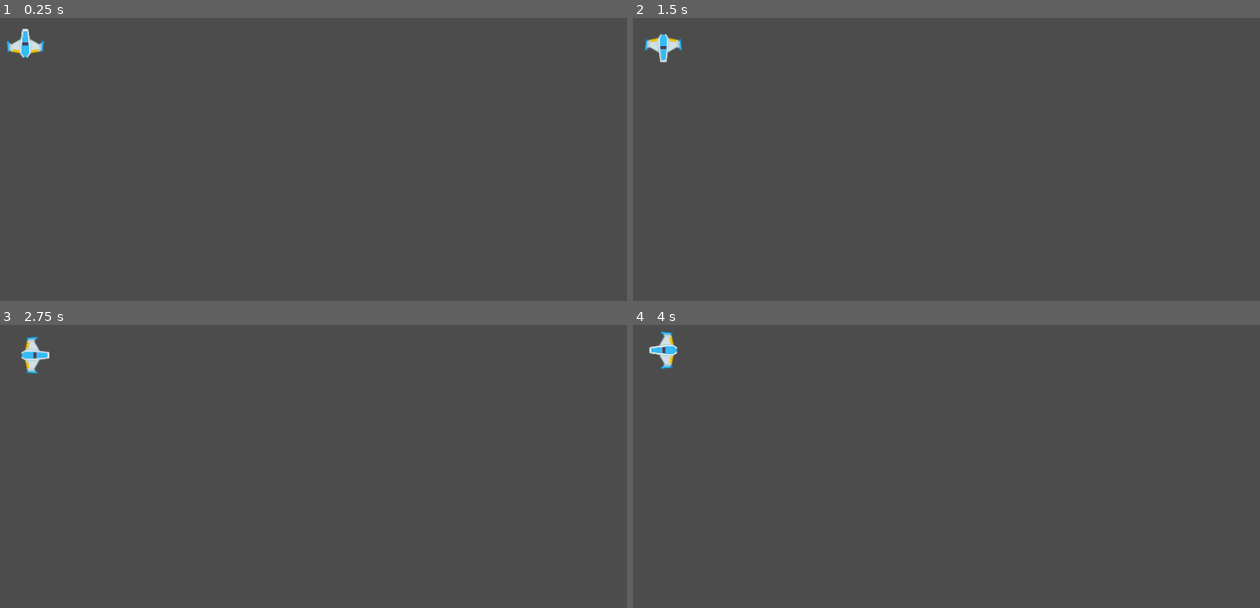
Above: before the commit, frames 1-4 (two rows, left to right).
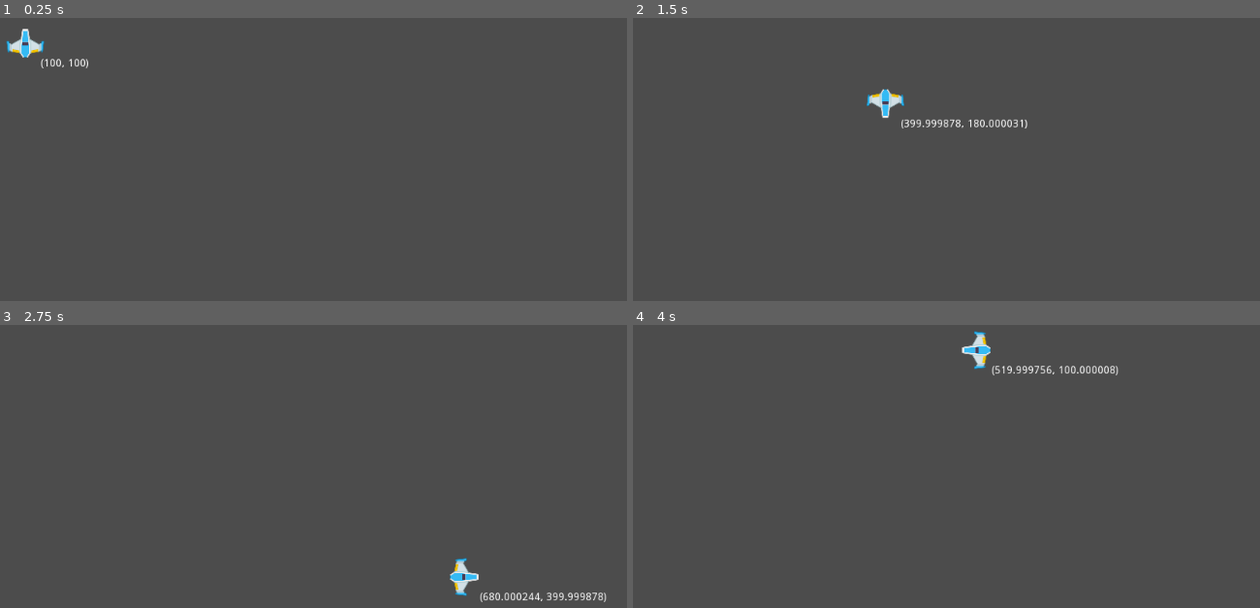
Above: after the commit, the same moments.

Repository: Rambus200/GamePad_test
Game: Godot game, scene res://Player.tscn
Two runs of this game, one before a commit and one after it. Both use one fixed random seed, a clock stepped at 60 frames per second and the inputs below.
Inputs:
- Up to frame 1 (0.25 s): no input
- Up to frame 2 (1.5 s): tap Enter at 0.5 s; hold Right (ui_right) 0.53-1.28 s; hold Down (ui_down) from 1.28 s (still down)
- Up to frame 3 (2.75 s): release Down (ui_down) at 2.03 s; hold Right (ui_right) from 2.03 s (still down)
- Up to frame 4 (4 s): release Right (ui_right) at 2.78 s; hold Up (ui_up) 2.78-3.53 s; hold Left (ui_left) from 3.53 s (still down)

The runs differ from the first frame. In frame 1, 0.1% of the frame differs, in the area x 6-15%, y 14-18%; in frame 2, 0.9%; in frame 3, 0.9%, in the area x 3-97%, y 4-98%; in frame 4, 0.9%.

Commit message:
hi

Diff:
--- a/Player.gd
+++ b/Player.gd
@@ -5,43 +5,50 @@
 var screen_size
 var debug_panel = false
 
+# Initialization
 func _ready():
-	# Called when the node is added to the scene for the first time.
-	# Initialization here
+
 	screen_size = get_viewport_rect().size
 
 
+#Repeat code
 func _process(delta):
 
 	var velocity = Vector2()
-	if Input.is_action_just_pressed("ui_right"):
+	if Input.is_action_pressed("ui_right"):
 		velocity.x +=1
-	if Input.is_action_just_pressed("ui_left"):
+	if Input.is_action_pressed("ui_left"):
 			velocity.x -=1
-	if Input.is_action_just_pressed("ui_up"):
+	if Input.is_action_pressed("ui_up"):
 			velocity.y -=1
-	if Input.is_action_just_pressed("ui_down"):
+	if Input.is_action_pressed("ui_down"):
 			velocity.y +=1
 	if velocity.length() > 0:
 		velocity = velocity.normalized() * speed
-		$AnimatedSprite.play()
-	else:
-		$AnimatedSprite.stop()
 
+	#Call animation_position Function
+	set_animation_position(velocity,delta)
+	#Call Movement Function
+	set_movement(velocity)
 
+#Methods
+
+func set_animation_position(velocity,delta):
 	$AnimatedSprite.position += velocity * delta
 	$AnimatedSprite.position.x = clamp($AnimatedSprite.position.x,0,screen_size.x)
 	$AnimatedSprite.position.y = clamp($AnimatedSprite.position.y,0,screen_size.y)
 
+	#For Label position
+	$Label.rect_position.x = ($AnimatedSprite.position.x + 20)
+	$Label.rect_position.y = ($AnimatedSprite.position.y + 20)
+	#Casting position vector data to string
+	$Label.text = String($AnimatedSprite.position)
+
+func get_animation_position():
+	return $AnimatedSprite.position
+
 	#Diagonal Movement
-#	if velocity.x > 0 && velocity.y > 0:
-#		$AnimatedSprite.set_rotation(PI/4)
-#	if velocity.x > 0 && velocity.y < 0:
-#		$AnimatedSprite.set_rotation(-PI/4)
-#	if velocity.x < 0 && velocity.y > 0:
-#		$AnimatedSprite.set_rotation((3*PI)/4)
-#	if velocity.x < 0 && velocity.y < 0:
-#		$AnimatedSprite.set_rotation(-(3*PI)/4)
+func set_movement(velocity):
 
 	#Vert/Horz Movement
 	if velocity.x > 0:
@@ -53,6 +60,15 @@
 	if velocity.y < 0:
 		$AnimatedSprite.set_rotation(0)
 
+	if (velocity.x > 0 && velocity.y > 0):
+		$AnimatedSprite.set_rotation((3*PI)/4)
+	if velocity.x > 0 && velocity.y < 0:
+		$AnimatedSprite.set_rotation(PI/4)
+	if velocity.x < 0 && velocity.y > 0:
+		$AnimatedSprite.set_rotation(-(3*PI)/4)
+	if velocity.x < 0 && velocity.y < 0:
+		$AnimatedSprite.set_rotation(-PI/4)
+
 #	if (Input.is_action_just_pressed("Debug") && debug_panel== false):
 #		$Label.show()
 #		$Label.text = Engine.get_frames_per_second()
--- a/Player.tscn
+++ b/Player.tscn
@@ -93,3 +93,25 @@
 frames = SubResource( 4 )
 animation = "Moving"
 _sections_unfolded = [ "Transform" ]
+
+[node name="Label" type="Label" parent="." index="3"]
+
+anchor_left = 0.0
+anchor_top = 0.0
+anchor_right = 0.0
+anchor_bottom = 0.0
+margin_left = 126.0
+margin_top = 68.0
+margin_right = 166.0
+margin_bottom = 82.0
+rect_pivot_offset = Vector2( 0, 0 )
+rect_clip_content = false
+mouse_filter = 2
+mouse_default_cursor_shape = 0
+size_flags_horizontal = 1
+size_flags_vertical = 4
+text = "Player"
+percent_visible = 1.0
+lines_skipped = 0
+max_lines_visible = -1
+_sections_unfolded = [ "Material", "Rect" ]
--- a/project.godot
+++ b/project.godot
@@ -16,8 +16,21 @@
 
 [input]
 
+ui_left=[ Object(InputEventKey,"resource_local_to_scene":false,"resource_name":"","device":0,"alt":false,"shift":false,"control":false,"meta":false,"command":false,"pressed":false,"scancode":16777231,"unicode":0,"echo":false,"script":null)
+, Object(InputEventJoypadButton,"resource_local_to_scene":false,"resource_name":"","device":0,"button_index":14,"pressure":0.0,"pressed":false,"script":null)
+, Object(InputEventJoypadMotion,"resource_local_to_scene":false,"resource_name":"","device":0,"axis":0,"axis_value":-1.0,"script":null)
+ ]
 ui_right=[ Object(InputEventKey,"resource_local_to_scene":false,"resource_name":"","device":0,"alt":false,"shift":false,"control":false,"meta":false,"command":false,"pressed":false,"scancode":16777233,"unicode":0,"echo":false,"script":null)
 , Object(InputEventJoypadButton,"resource_local_to_scene":false,"resource_name":"","device":0,"button_index":15,"pressure":0.0,"pressed":false,"script":null)
+, Object(InputEventJoypadMotion,"resource_local_to_scene":false,"resource_name":"","device":0,"axis":0,"axis_value":1.0,"script":null)
+ ]
+ui_up=[ Object(InputEventKey,"resource_local_to_scene":false,"resource_name":"","device":0,"alt":false,"shift":false,"control":false,"meta":false,"command":false,"pressed":false,"scancode":16777232,"unicode":0,"echo":false,"script":null)
+, Object(InputEventJoypadButton,"resource_local_to_scene":false,"resource_name":"","device":0,"button_index":12,"pressure":0.0,"pressed":false,"script":null)
+, Object(InputEventJoypadMotion,"resource_local_to_scene":false,"resource_name":"","device":0,"axis":1,"axis_value":-1.0,"script":null)
+ ]
+ui_down=[ Object(InputEventKey,"resource_local_to_scene":false,"resource_name":"","device":0,"alt":false,"shift":false,"control":false,"meta":false,"command":false,"pressed":false,"scancode":16777234,"unicode":0,"echo":false,"script":null)
+, Object(InputEventJoypadButton,"resource_local_to_scene":false,"resource_name":"","device":0,"button_index":13,"pressure":0.0,"pressed":false,"script":null)
+, Object(InputEventJoypadMotion,"resource_local_to_scene":false,"resource_name":"","device":0,"axis":1,"axis_value":1.0,"script":null)
  ]
 Debug=[ Object(InputEventKey,"resource_local_to_scene":false,"resource_name":"","device":0,"alt":false,"shift":false,"control":false,"meta":false,"command":false,"pressed":false,"scancode":96,"unicode":0,"echo":false,"script":null)
  ]
